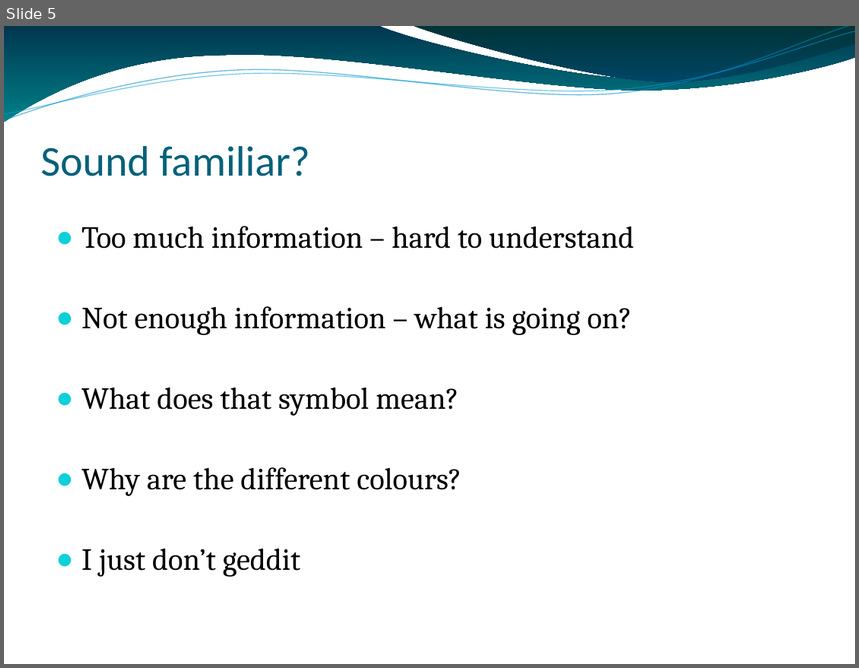
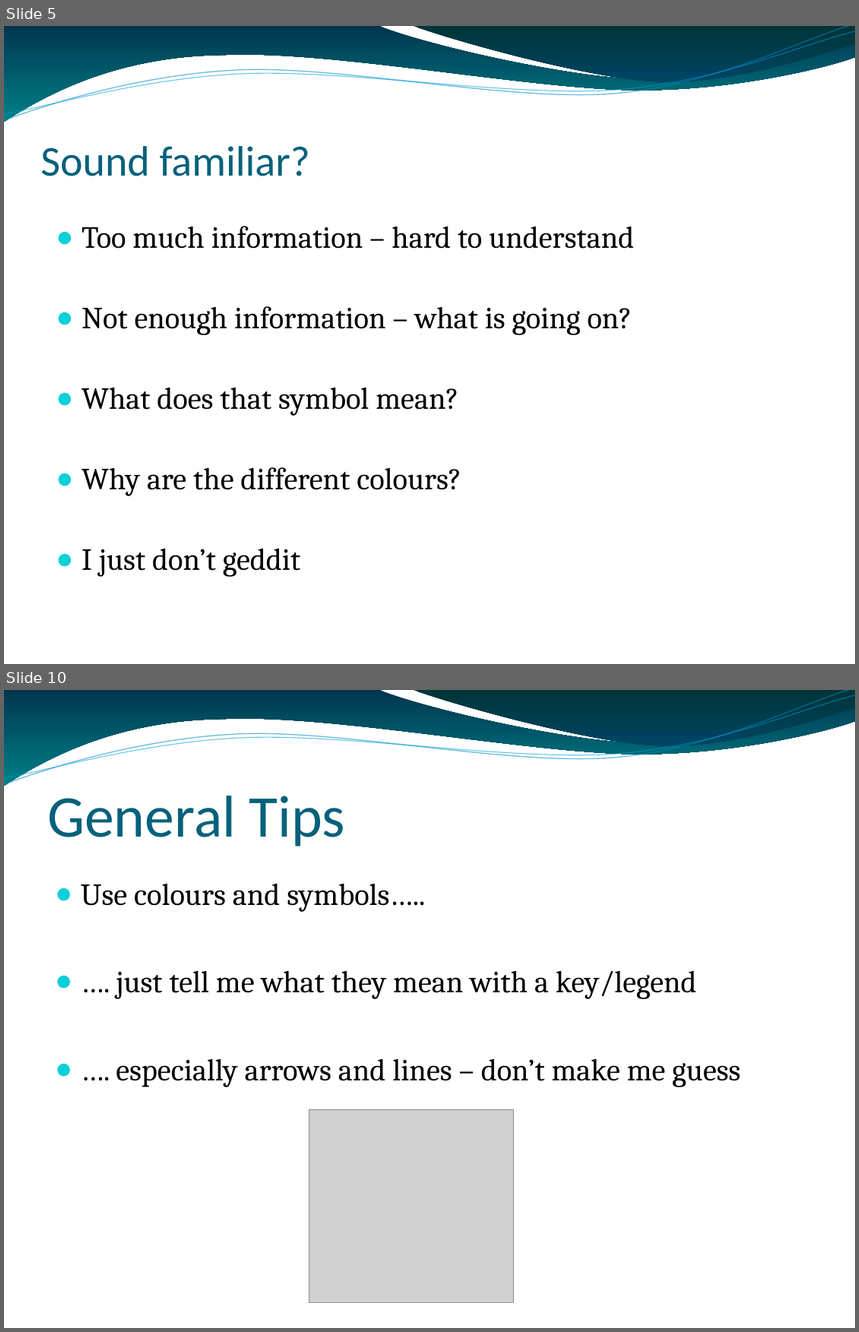
Before and after one commit to NTCoding/Presentations, a slide deck: effective_sketches/Scenarios/PennysPayments/payments_diagrams.odp. Shown one above the other, each under a label of ours: slide 5 before the commit, slides 5 and 10 after it; the slides between them are not shown. The pictures are 859x668 and 859x1332 pixels, drawn with LibreOffice and Linux fonts; fonts in the diff are those of the drawing; grey boxes stand for pictures; background and template pictures are left out. Boxes give left, top, right and bottom in pixels: in the first picture for what was removed or moved away, otherwise in the second. Text is boxed around its words. In the diff, an @@ line names an element or a change of style, - is before the commit and + after.

```diff
--- a/effective_sketches/Scenarios/PennysPayments/payments_diagrams.odp
+++ b/effective_sketches/Scenarios/PennysPayments/payments_diagrams.odp
@@ slide 10 added at <box>4,690,855,1328</box>, background picture (left out); not listed: 4 template elements that a slide beside it also shows @@
@@ title added at <box>47,796,346,847</box>, 50 pt, text #04617B @@
+General Tips
@@ text added at <box>81,884,740,1087</box>, 26 pt, text #000000 @@
+● Use colours and symbols…..
+● …. just tell me what they mean with a key/legend
+● …. especially arrows and lines – don’t make me guess
@@ picture added at <box>309,1110,514,1303</box> @@
```
Also in this commit, not shown: 2 slides changed, 6 other slides added, 1 slide removed, 1 other file.
